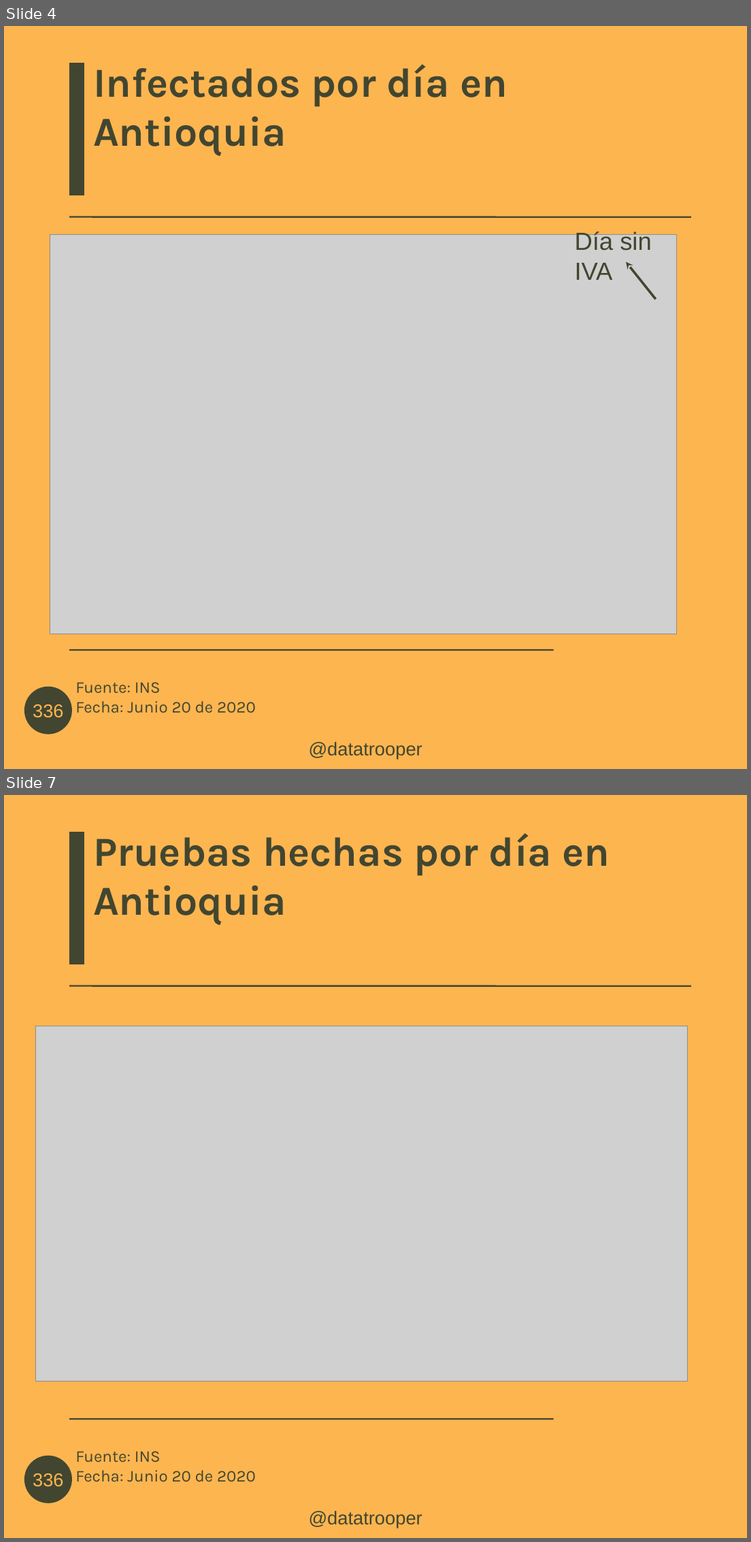
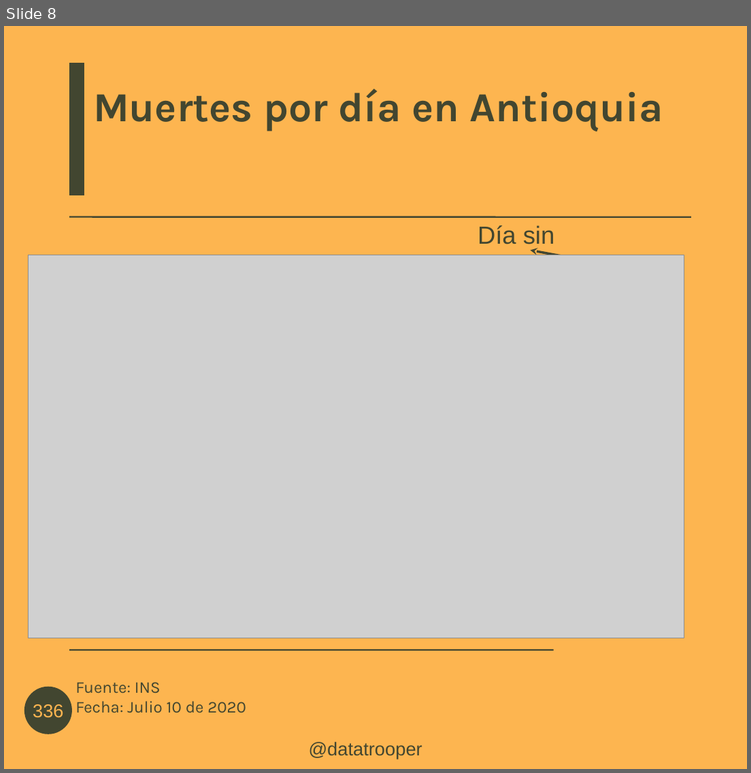
Before and after one commit to datatrooper/instatrooper, a slide deck: styles/covid antioquia junio 22.odp. Shown one above the other, each under a label of ours: slides 4 and 7 before the commit, slide 8 after it; the slides between them are not shown. The pictures are 751x1542 and 751x773 pixels, drawn with LibreOffice and Linux fonts; fonts in the diff are those of the drawing; grey boxes stand for pictures; background and template pictures are left out. Boxes give left, top, right and bottom in pixels: in the first picture for what was removed or moved away, otherwise in the second. Text is boxed around its words. In the diff, an @@ line names an element or a change of style, - is before the commit and + after.

```diff
--- a/styles/covid antioquia junio 22.odp
+++ b/styles/covid antioquia junio 22.odp
@@ slide 7 removed at (x1=4, y1=795, x2=747, y2=1538), background #FDB550; not listed: 6 template elements that a slide beside it also shows @@
@@ title removed at (x1=93, y1=833, x2=610, y2=925) @@
-Pruebas hechas por día en Antioquia
@@ picture removed at (x1=35, y1=1026, x2=687, y2=1381) @@
@@ what was slide 4 is now slide 8 @@
@@ slide 8 changed as well @@
@@ title at (x1=93, y1=89, x2=663, y2=131): text changed @@
-Infectados por día en Antioquia
+Muertes por día en Antioquia
@@ title "Día sin IVA" rewrapped from (x1=575, y1=231, x2=651, y2=280) to (x1=477, y1=225, x2=555, y2=255) @@
@@ picture resized from (x1=50, y1=235, x2=676, y2=634) to (x1=28, y1=254, x2=684, y2=637) @@
@@ arrow moved from (655, 299) - (626, 262) to (555, 293) - (526, 255) @@
@@ arrow added from (643, 271) to (530, 250), #424630 2.3 pt @@
@@ text at (x1=75, y1=682, x2=246, y2=713): text changed @@
-Fuente: INS
-Fecha: Junio 20 de 2020
+Fuente: INS
+Fecha: Julio 10 de 2020
```
Also in this commit, not shown: 5 other slides changed, 4 slides added, 4 other slides removed, 25 other files.
